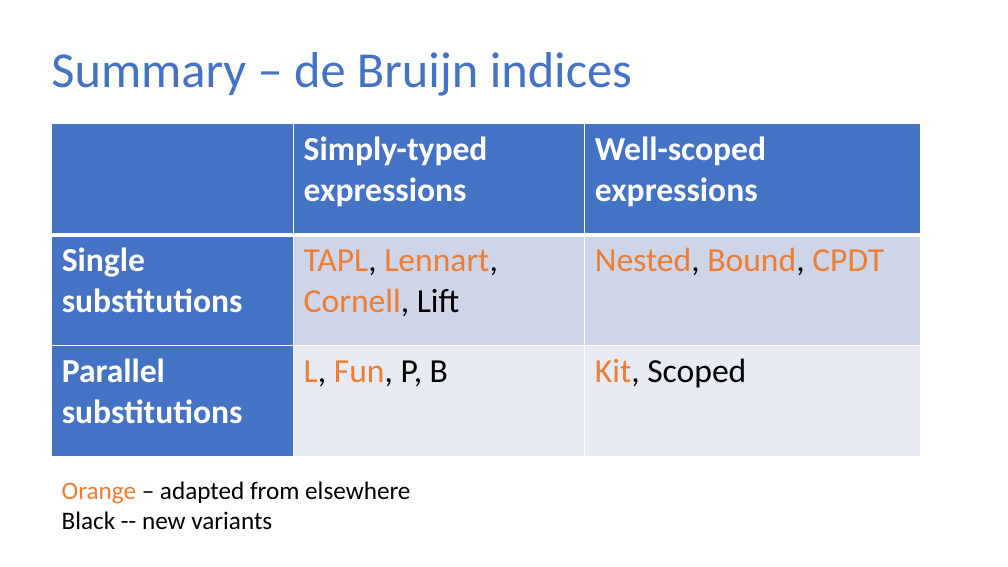
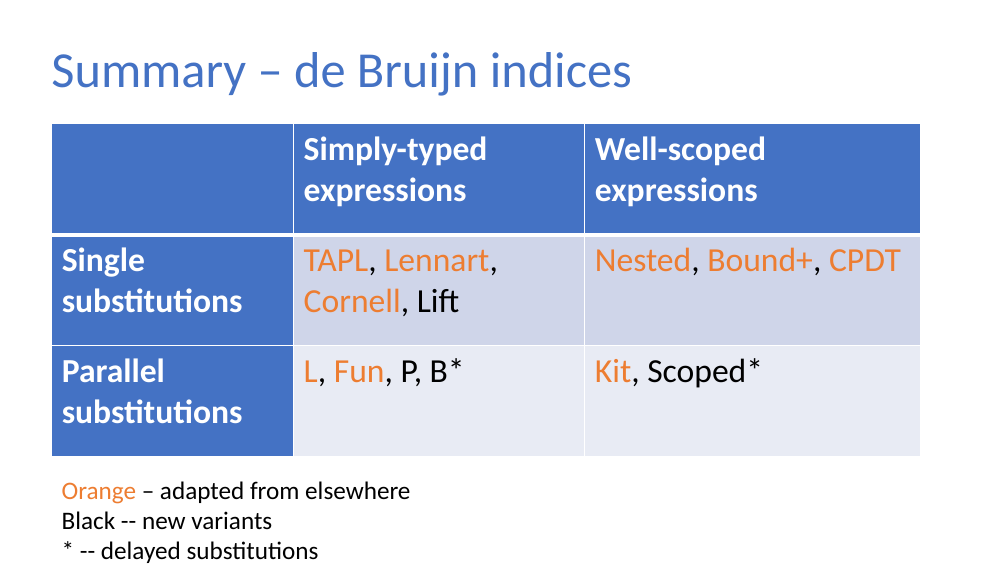
Before and after one commit to sweirich/lambda-n-ways, a slide deck: slide 16 of plclub-2021.pptx (slide 21 before the commit). Drawn at 1008x567 pixels with LibreOffice and Linux fonts; fonts in the diff are those of the drawing. Boxes give left, top, right and bottom in pixels: in the first picture for what was removed or moved away, otherwise in the second. Text is boxed around its words. In the diff, an @@ line names an element or a change of style, - is before the commit and + after.

```diff
--- a/plclub-2021.pptx
+++ b/plclub-2021.pptx
@@ table at (51,124,921,457) @@
-row 2, column 3: Nested, Bound, CPDT
+row 2, column 3: Nested, Bound+, CPDT
-row 3, column 2: L, Fun, P, B
+row 3, column 2: L, Fun, P, B*
-row 3, column 3: Kit, Scoped
+row 3, column 3: Kit, Scoped*
@@ text at (101,541,319,563): paragraph added @@
+* -- delayed substitutions
```
Also in this commit, not shown: 10 other slides changed, 7 other files.
